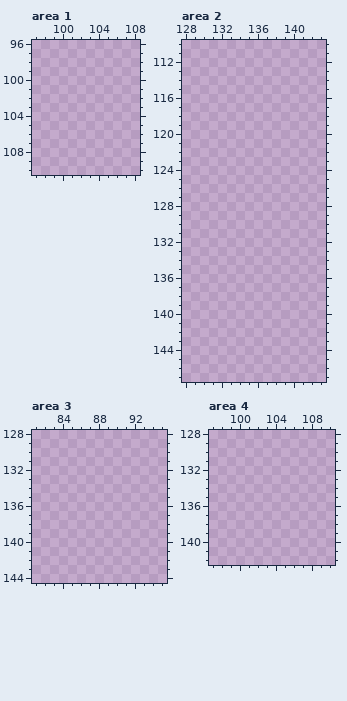
Two states of a pixel-art file, resources/sprites.aseprite. That is the earlier state.
256x256 pixels, 1 frame. Colours within 5 levels of each other are drawn and written as one. Shown: area 1: x 97..108, y 96..110; area 2: x 128..143, y 110..147; area 3: x 81..95, y 128..144; area 4: x 97..110, y 128..142. The commit also changed other parts of the picture, which this record leaves out.
New version:
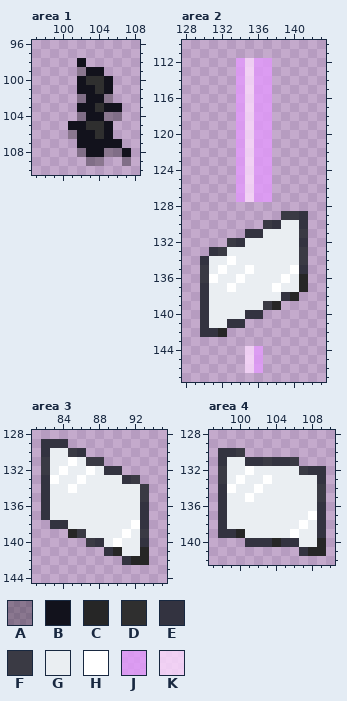
Palette (. is transparent): A #0000004c  B #12121c  C #262626  D #2f2f2f  E #333340  F #3a3a44  G #eaeef2  H #ffffff  J #e498ffc0  K #fddbffc9
From old to new:
--- area 1
@@ x 97..108 @@
  97 ............
- 98 ............
- 99 ............
-100 ............
-101 ............
-102 ............
-103 ............
-104 ............
-105 ............
-106 ............
-107 ............
-108 ............
-109 ............
+ 98 .....B......
+ 99 .....ABB....
+100 .....BDDB...
+101 .....BBDB...
+102 .....ABBA...
+103 .....BBDBB..
+104 .....ABBAA..
+105 ....BBDDB...
+106 ....ABBDB...
+107 .....BBBBB..
+108 .....ABBAAB.
+109 ......AA..A.
 110 ............
--- area 2
@@ x 128..143 @@
 111 ................
-112 ................
-113 ................
-114 ................
-115 ................
-116 ................
-117 ................
-118 ................
-119 ................
-120 ................
-121 ................
-122 ................
-123 ................
-124 ................
-125 ................
-126 ................
-127 ................
+112 ......JKJJ......
+113 ......JKJJ......
+114 ......JKJJ......
+115 ......JKJJ......
+116 ......JKJJ......
+117 ......JKJJ......
+118 ......JKJJ......
+119 ......JKJJ......
+120 ......JKJJ......
+121 ......JKJJ......
+122 ......JKJJ......
+123 ......JKJJ......
+124 ......JKJJ......
+125 ......JKJJ......
+126 ......JKJJ......
+127 ......JKJJ......
 128 ................
-129 ................
-130 ................
-131 ................
-132 ................
-133 ................
-134 ................
-135 ................
-136 ................
-137 ................
-138 ................
-139 ................
-140 ................
-141 ................
-142 ................
+129 ...........FFE..
+130 .........FEGGE..
+131 .......EEGGGGF..
+132 .....FEGGGGGGE..
+133 ...EFGGGGGGGGF..
+134 ..EGGHGGGGGGGF..
+135 ..FGHGGHGGGGHE..
+136 ..FHGGHGGGGHGC..
+137 ..EGGHGGGGHGGC..
+138 ..EGGGGGGGGEC...
+139 ..EGGGGGGFC.....
+140 ..EGGGGEE.......
+141 ..EGGEE.........
+142 ..EEC...........
 143 ................
-144 ................
-145 ................
-146 ................
+144 .......KJ.......
+145 .......KJ.......
+146 .......KJ.......
 147 ................
--- area 3
@@ x 81..95 @@
 128 ...............
-129 ...............
-130 ...............
-131 ...............
-132 ...............
-133 ...............
-134 ...............
-135 ...............
-136 ...............
-137 ...............
-138 ...............
-139 ...............
-140 ...............
-141 ...............
-142 ...............
+129 .EEE...........
+130 .EGGFE.........
+131 .FGGHGFF.......
+132 .FGHGGHGEE.....
+133 .EHGGHGGGGEF...
+134 .EGGHGGGGGGGF..
+135 .EGGGGGGGGGGF..
+136 .EGGGGGGGGGGE..
+137 .EGGGGGGGGGGE..
+138 ..EEGGGGGGGHE..
+139 ....CFGGGGHGF..
+140 ......FEGHGGE..
+141 ........ECGGC..
+142 ..........ECC..
 143 ...............
--- area 4
@@ x 97..110 @@
 129 ..............
-130 ..............
-131 ..............
-132 ..............
-133 ..............
-134 ..............
-135 ..............
-136 ..............
-137 ..............
-138 ..............
-139 ..............
-140 ..............
-141 ..............
+130 .EEF..........
+131 .EGGEEFEEF....
+132 .FGGHGGGGGFEE.
+133 .FGHGGHGGGGGE.
+134 .EHGGHGGGGGGF.
+135 .EGGHGGGGGGGF.
+136 .EGGGGGGGGGGE.
+137 .EGGGGGGGGGHE.
+138 .EGGGGGGGGHGE.
+139 .EECGGGGGHGGE.
+140 ....EEECEEGGC.
+141 ..........ECC.
 142 ..............
Changed places in both pictures, as pixel boxes (x1, y1, x2, y2):
added: (68, 58, 131, 166)
added: (200, 58, 308, 373)
added: (41, 439, 149, 565)
added: (218, 448, 326, 556)
